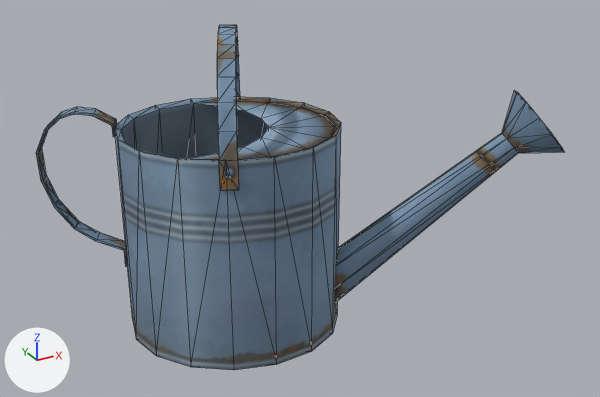
A saved change to the Blender file assets/blender/wateringCan.blend.
One viewpoint serves both versions: a 50 mm lens placed at (-0.44, -1.004, 0.677), pointed at (0.082, -0.055, 0.202). Every picture has the same lights, and +X, +Y and +Z are marked at lower left. Mesh edges are drawn as thin lines.

In view in the first picture: 'wateringCan'.
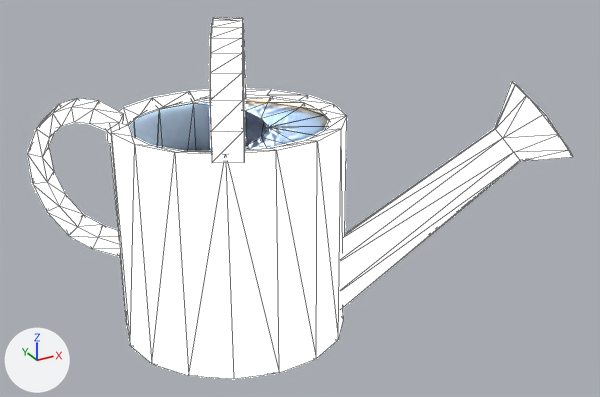
Pixel boxes (x1, y1, x2, y2) of what changed, in the pictures (600 x 397 px):
'wateringCan.001', added: after (27, 18, 573, 379)
'wateringCan', reshaped: before (36, 25, 564, 370); after (128, 97, 329, 151)
part 1 of me_scene, added: after (128, 97, 329, 151)

The edits, one by one:
Material 'Material' (mat_material) is new.
Its base color is (0.8, 0.8, 0.8) (white #e7e7e7).
Its roughness is 1.0.
Its specular ior level is 0.0.
Its emission strength is 20.0.
me_scene is used by ob_wateringcan; location (0.0, 0.0, 0.0); rotation (1.571, 0.0, -2.019), in degrees (90, 0, -116); scale (0.01, 0.01, 0.01).
me_scene had 228 vertices, 422 faces and spanned x -13.8..13.7, y 0.0..44.4, z -47.1..26.3.
me_scene now has 483 vertices, 896 faces and spans x -13.8..13.7, y 0.0..44.4, z -47.1..26.3.
me_scene part 1: 135 vertices added at x -13.6..13.6, y 0.0..35.0, z -47.1..15.6.
Mesh me_scene_001 is new.
It has 187 vertices, 330 faces and spans x -14.6..14.5, y -0.8..45.3, z -48.2..27.2.
It uses material mat_material (white #e7e7e7).
Object 'wateringCan.001' (ob_wateringcan_001) is new; it shows me_scene_001.
Its location is (0.0, 0.0, 0.0).
Its rotation in degrees is (90, 0, -116).
Its scale is (0.01, 0.01, 0.01).
